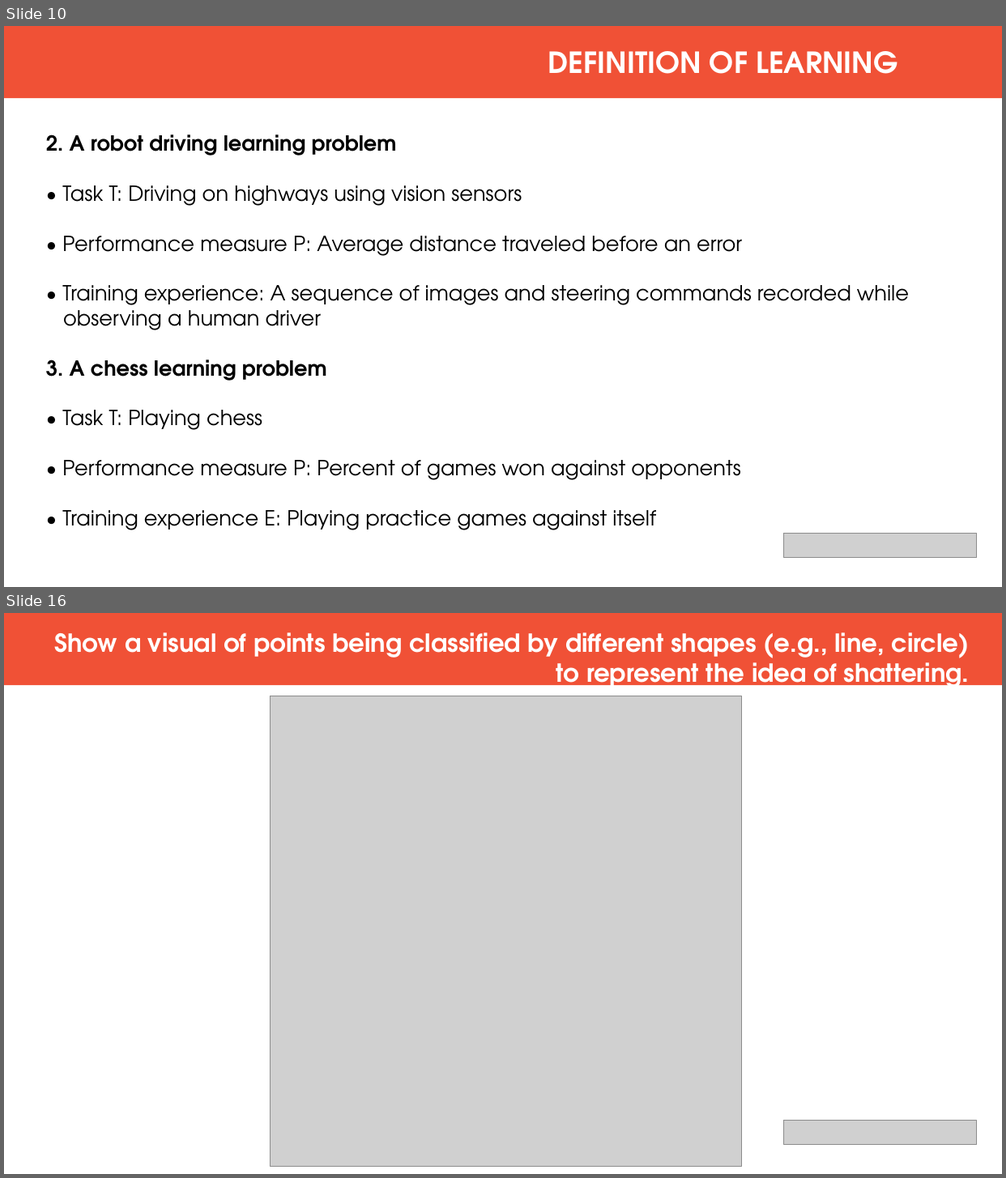
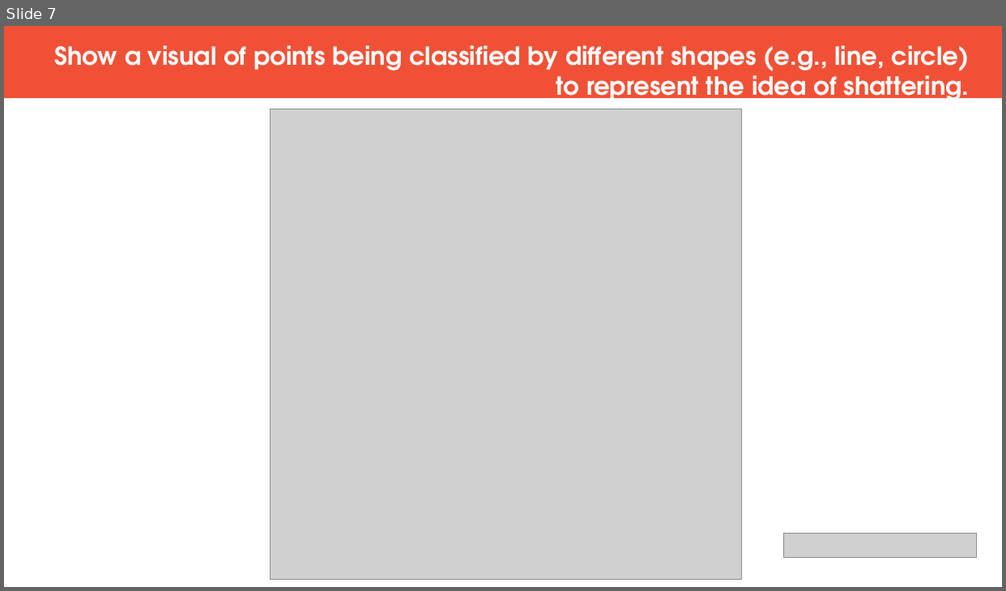
Before and after one commit to prabhaadevi123/IT-FACEPREP, a slide deck: MACHINE LEARNING PPT.pptx. Shown one above the other, each under a label of ours: slides 10 and 16 before the commit, slide 7 after it; the slides between them are not shown. The pictures are 1006x1178 and 1006x591 pixels, drawn with LibreOffice and Linux fonts; fonts in the diff are those of the drawing; grey boxes stand for pictures. Boxes give left, top, right and bottom in pixels: in the first picture for what was removed or moved away, otherwise in the second. Text is boxed around its words. In the diff, an @@ line names an element or a change of style, - is before the commit and + after.

```diff
--- a/MACHINE LEARNING PPT.pptx
+++ b/MACHINE LEARNING PPT.pptx
@@ slide 10 removed at <box>4,26,1002,587</box>, background #FFFFFF @@
@@ rectangle removed at <box>4,26,1002,99</box> @@
@@ text removed at <box>548,51,897,74</box> @@
-DEFINITION OF LEARNING
@@ text removed at <box>46,135,909,531</box> @@
-2. A robot driving learning problem
-• Task T: Driving on highways using vision sensors
-• Performance measure P: Average distance traveled before an error
-• Training experience: A sequence of images and steering commands recorded while
-observing a human driver
-3. A chess learning problem
-• Task T: Playing chess
-• Performance measure P: Percent of games won against opponents
-• Training experience E: Playing practice games against itself
@@ picture removed at <box>784,534,978,558</box> @@
@@ what was slide 16 is now slide 7 @@
```
Also in this commit, not shown: 4 slides changed, 11 slides added, 8 other slides removed.
